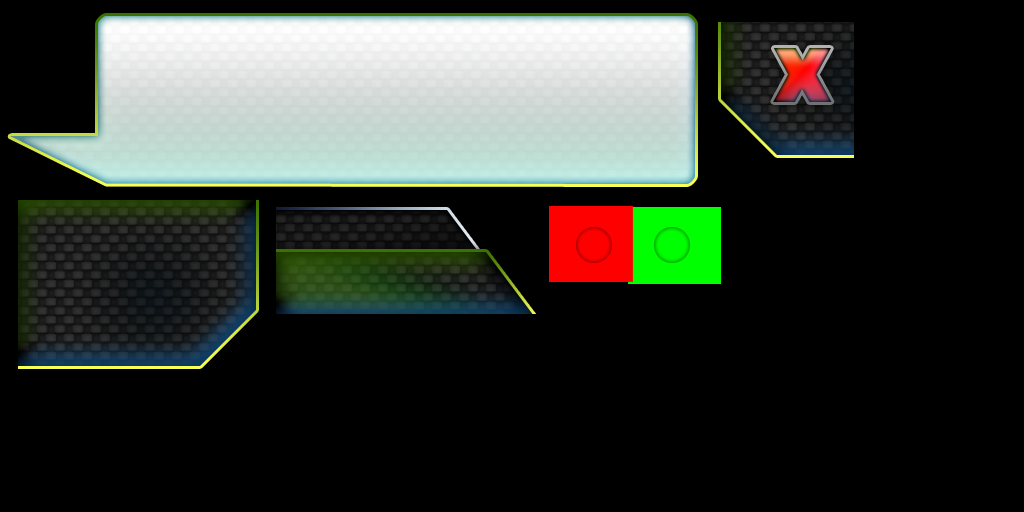
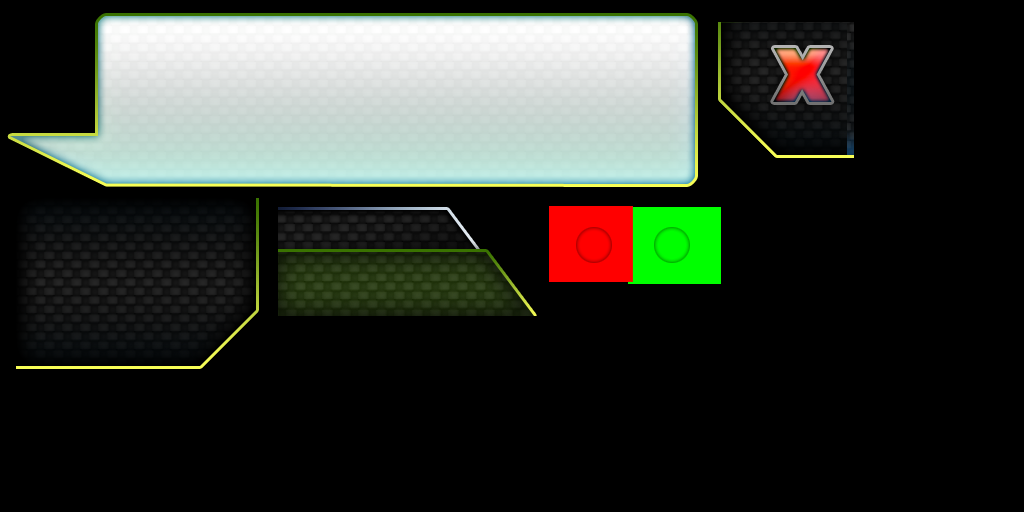
Layered file, before and after one edit (w=1024, h=512). Changes by layer:
added layer "Layer 5" above "Layer 4" over [718, 23, 847, 158]
added layer "Layer 4" above "Layer 3" over [16, 198, 259, 369]
added layer "Layer 3" above "Group 1" over [278, 252, 537, 316]
painted on "Group 1" over [18, 198, 537, 366]
